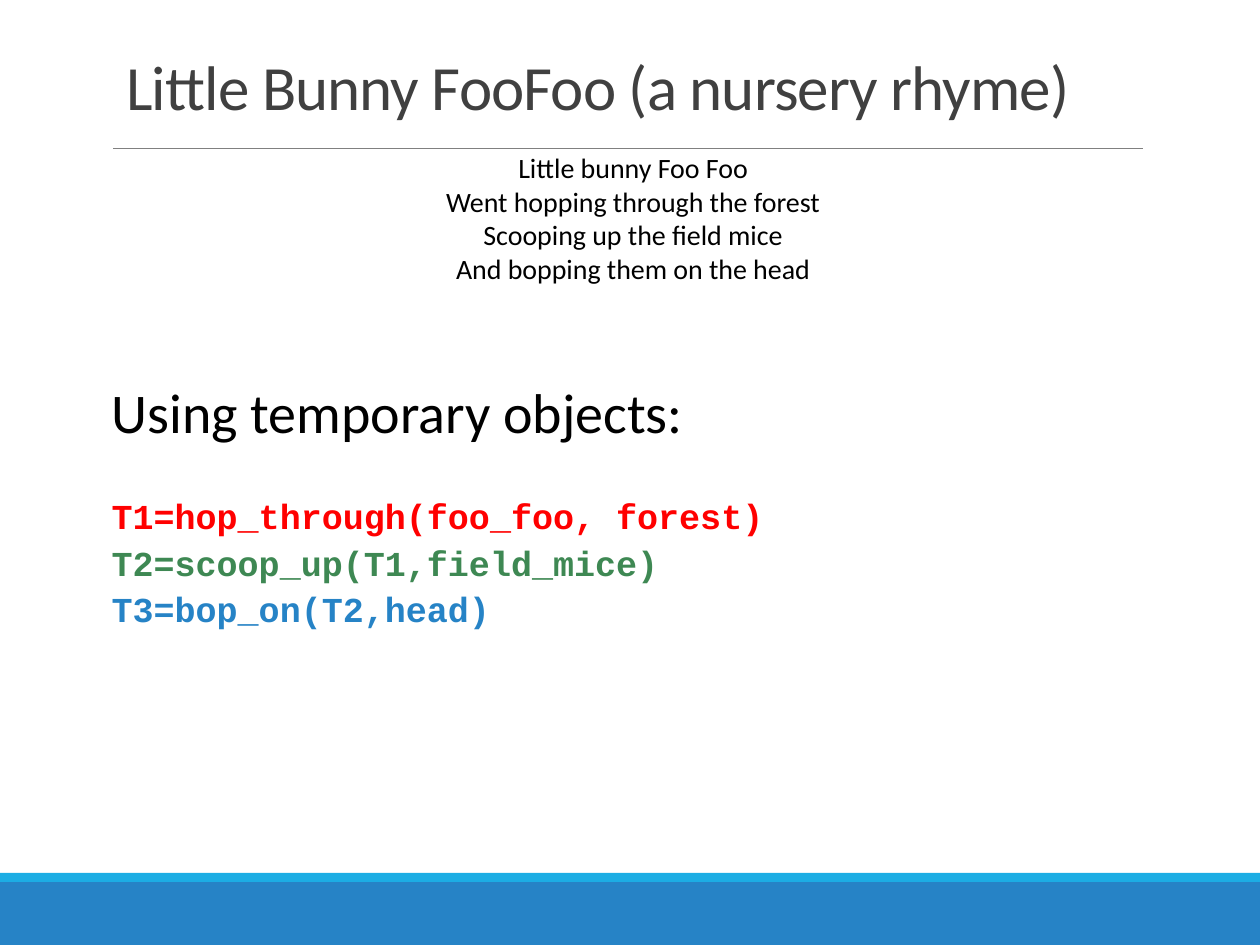
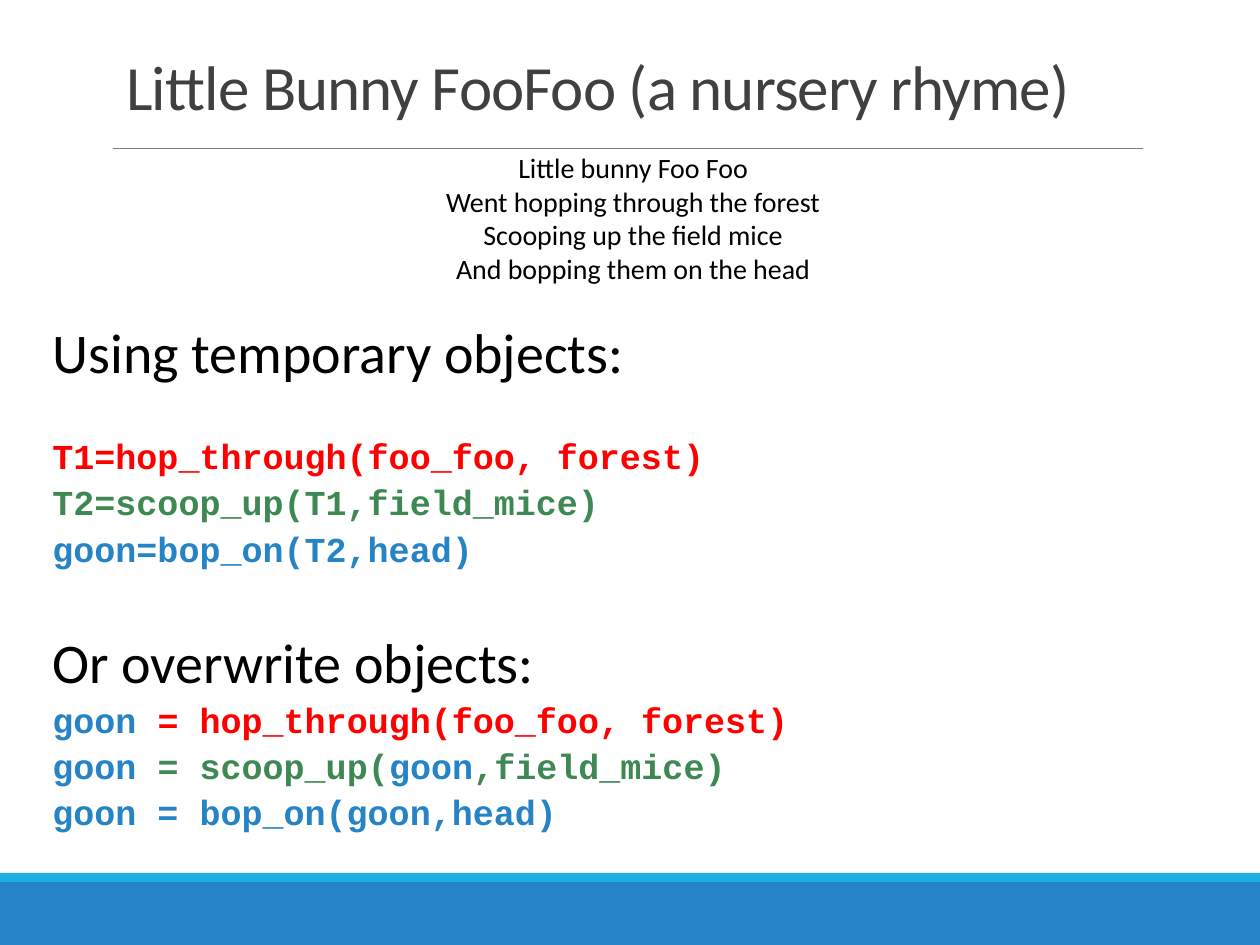
Before and after one commit to AdamWilsonLabEDU/SpatialDataScience, a slide deck: slide 79 of 03_assets/03_DataWrangling.pptx. Drawn at 1260x945 pixels with LibreOffice and Linux fonts; fonts in the diff are those of the drawing. Boxes give left, top, right and bottom in pixels: in the first picture for what was removed or moved away, otherwise in the second. Text is boxed around its words. In the diff, an @@ line names an element or a change of style, - is before the commit and + after.

```diff
--- a/03_assets/03_DataWrangling.pptx
+++ b/03_assets/03_DataWrangling.pptx
@@ text "Using temporary objects:": place and size @@
-text "Using temporary objects:" at <box>112,394,763,630</box>
+text "Using temporary objects:" at <box>52,334,704,570</box>
@@ text at <box>52,537,472,570</box>: text changed @@
-T3=bop_on(T2,head)
+goon=bop_on(T2,head)
@@ text added at <box>52,644,788,833</box>, 20 pt, text #2683C6, bold @@
+Or overwrite objects:
+goon = hop_through(foo_foo, forest)
+goon = scoop_up(goon,field_mice)
+goon = bop_on(goon,head)
```
Also in this commit, not shown: 4 other slides changed, 2 slides removed, 30 other files.
